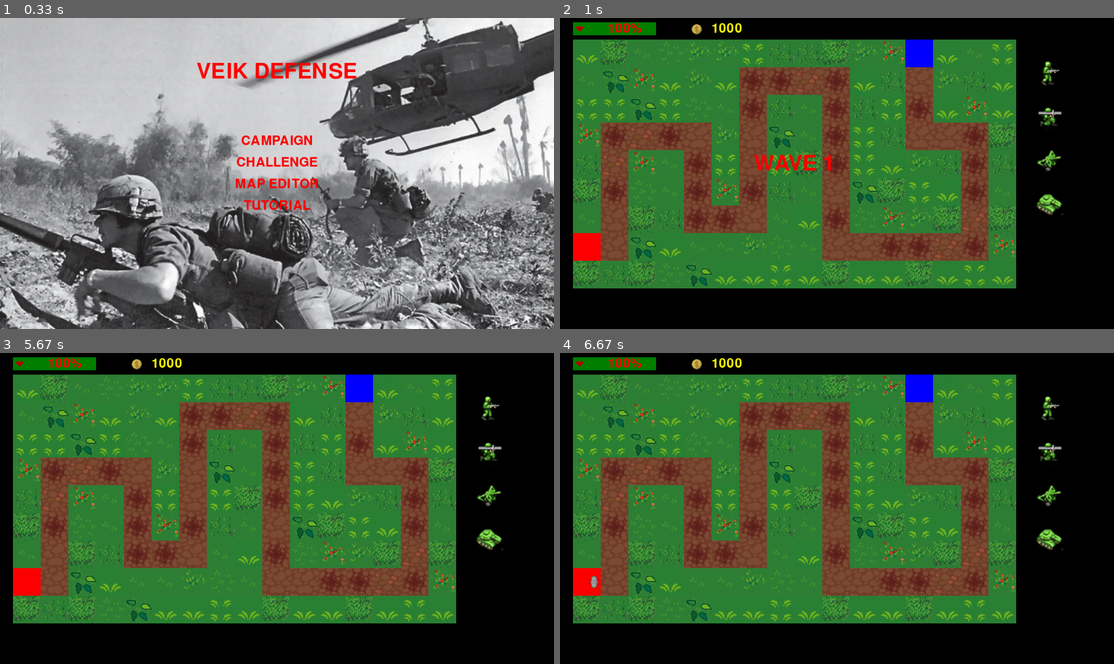
Above: before the commit, frames 1-4 (two rows, left to right).
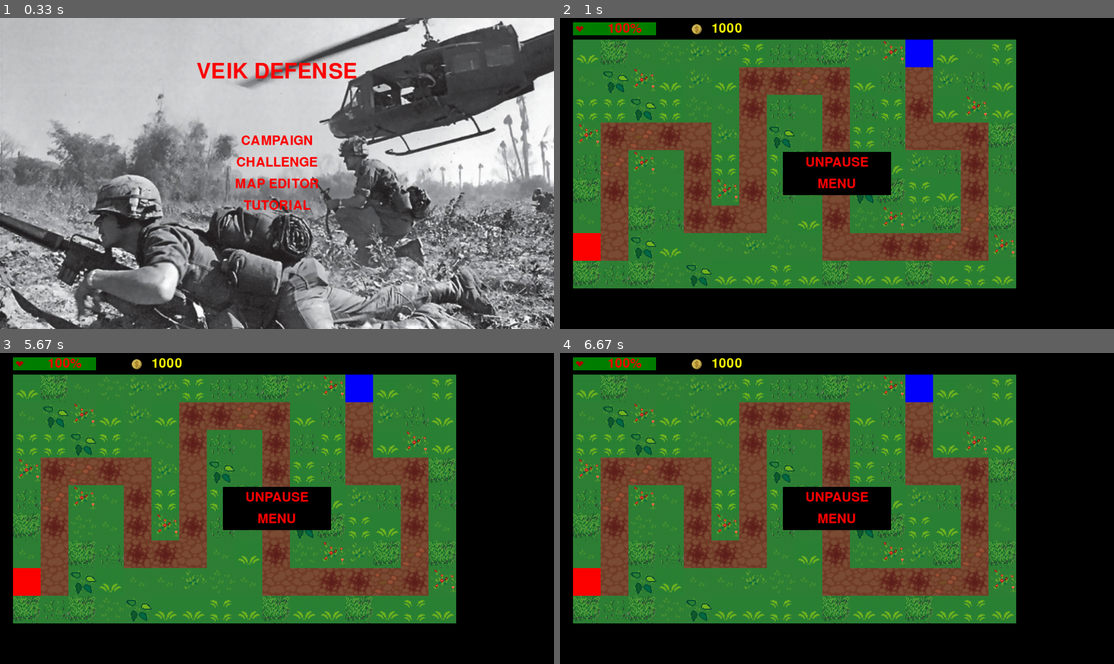
Above: after the commit, the same moments.

Repository: Eric-Guerra-Ribeiro/veik-defense
Game: pygame game, started from main.py
Same seed, same stepped clock (60 frames per second), same inputs: the game is played once before the commit and once after it.
Inputs (mouse positions are in pixels of both pictures, inside the frame that each line leads up to):
- Up to frame 1 (0.33 s): no input
- Up to frame 2 (1 s): click (837, 173) at 0.38 s; tap Space at 0.67 s
- Up to frame 3 (5.67 s): tap Space at 1.07, 1.37 s; click (481, 617) at 1.55 s
- Up to frame 4 (6.67 s): no input

Frame 1 is identical in both runs. In frame 2, 3.4% of the frame differs, in the area x 35-91%, y 13-64%; in frame 3, 3.3%; in frame 4, 3.3%.

Commit message:
Add paused state

Diff:
--- a/art.py
+++ b/art.py
@@ -143,6 +143,8 @@
             self.draw_win()
         elif self.game.game_state == enums.GameState.TUTORIAL:
             self.draw_tutorial()
+        elif self.game.game_state == enums.GameState.PAUSED:
+            self.draw_playing()
         self.draw_buttons()
         pygame.display.flip()
 
@@ -167,7 +169,6 @@
             )
 
         self.draw_ally_camp_hp_bar()
-        self.draw_buttons()
         self.draw_resource_number()
 
     def draw_wave_text(self):
@@ -232,12 +233,14 @@
 
 
 
-def menu_button_content(string):
+def menu_button_content(string, fill=False):
     """
     Returns a pygame surface with a string for the size of the menu button.
     """
     regular_font = pygame.font.Font('freesansbold.ttf', 30)
     text = regular_font.render(string, True, pgc.RED)
     content = pygame.Surface((pgc.MENU_BUTTON_WIDTH, pgc.MENU_BUTTON_HEIGHT), pygame.SRCALPHA)
+    if fill:
+        content.fill(pgc.BLACK)
     content.blit(text, ((pgc.MENU_BUTTON_WIDTH - text.get_width())/2 ,(pgc.MENU_BUTTON_HEIGHT - text.get_height())/2))
     return content
--- a/gamecontroller.py
+++ b/gamecontroller.py
@@ -89,3 +89,16 @@
 
     def ocupy_cells(self, map_cell, n):
         self.bf_map.ocupy_cells_square(*map_cell, n)
+
+    def pause(self):
+        """
+        Pause the game
+        """
+        self.past_state = self._game_state
+        self._game_state = enums.GameState.PAUSED
+
+    def unpause(self):
+        """
+        Unpause the game
+        """
+        self._game_state = self.past_state
--- a/inputs.py
+++ b/inputs.py
@@ -7,6 +7,7 @@
 import gameconstants as gc
 import pygameconstants as pgc
 import art
+import gamecontroller
 
 class Button:
     """
@@ -99,6 +100,14 @@
                        (pgc.MENU_BUTTON_WIDTH, pgc.MENU_BUTTON_HEIGHT), art.menu_button_content("TUTORIAL"),
                        lambda _game: utils.begin_tutorial(_game), game)
             ],
+            enums.GameState.PAUSED : [
+                Button(((pgc.WINDOW_WIDTH - pgc.MENU_BUTTON_WIDTH)/2, pgc.WINDOW_HEIGHT/2 - 1*pgc.MENU_BUTTON_HEIGHT),
+                       (pgc.MENU_BUTTON_WIDTH, pgc.MENU_BUTTON_HEIGHT), art.menu_button_content("UNPAUSE", True),
+                       lambda _game: gamecontroller.GameController.unpause(_game), game),
+                Button(((pgc.WINDOW_WIDTH - pgc.MENU_BUTTON_WIDTH)/2, pgc.WINDOW_HEIGHT/2 + 0*pgc.MENU_BUTTON_HEIGHT),
+                       (pgc.MENU_BUTTON_WIDTH, pgc.MENU_BUTTON_HEIGHT), art.menu_button_content("MENU", True),
+                       lambda _game: gamecontroller.GameController.reset(_game), game),
+            ],
             enums.GameState.PLAYING : [
                 Button((1100,100), (pgc.GRID_SIZE, pgc.GRID_SIZE), pygame.image.load("sprites/tower/machinegun0.png"),
                        lambda _game: utils.select_tower(_game, enums.Tower.MACHINE_GUN), game),
@@ -131,8 +140,7 @@
                 or self.game.game_state == enums.GameState.GRACE_PERIOD):
                 if event.type == pygame.KEYDOWN:
                     if event.key == pygame.K_SPACE:
-                        # TODO Pause game
-                        pass
+                        self.game.pause()
                 elif event.type == pygame.MOUSEBUTTONDOWN:
                     for board in self.boards[enums.GameState.PLAYING]:
                         board.press(pygame.mouse.get_pos())
@@ -147,3 +155,10 @@
                 if event.type == pygame.MOUSEBUTTONDOWN:
                     for button in self.buttons[enums.GameState.MENU]:
                         button.press(pygame.mouse.get_pos())
+            elif self.game.game_state == enums.GameState.PAUSED:
+                if event.type == pygame.KEYDOWN:
+                    if event.key == pygame.K_SPACE:
+                        self.game.unpause()
+                elif event.type == pygame.MOUSEBUTTONDOWN:
+                    for button in self.buttons[enums.GameState.PAUSED]:
+                        button.press(pygame.mouse.get_pos())
--- a/main.py
+++ b/main.py
@@ -27,7 +27,7 @@
     pygame.display.set_caption("Veik Defense")
     clock = pygame.time.Clock()
     game = gamecontroller.GameController()
-    screen = pygame.display.set_mode((pgc.WINDOW_WIDTH, pgc.WINDOW_HEIGHT))
+    screen = pygame.display.set_mode((pgc.WINDOW_WIDTH, pgc.WINDOW_HEIGHT), pygame.SRCALPHA)
     bkgmusic = art.BackgroundMusic()
     input_sys = inputs.Input(game)
     arts = art.Art(screen, game, input_sys)
